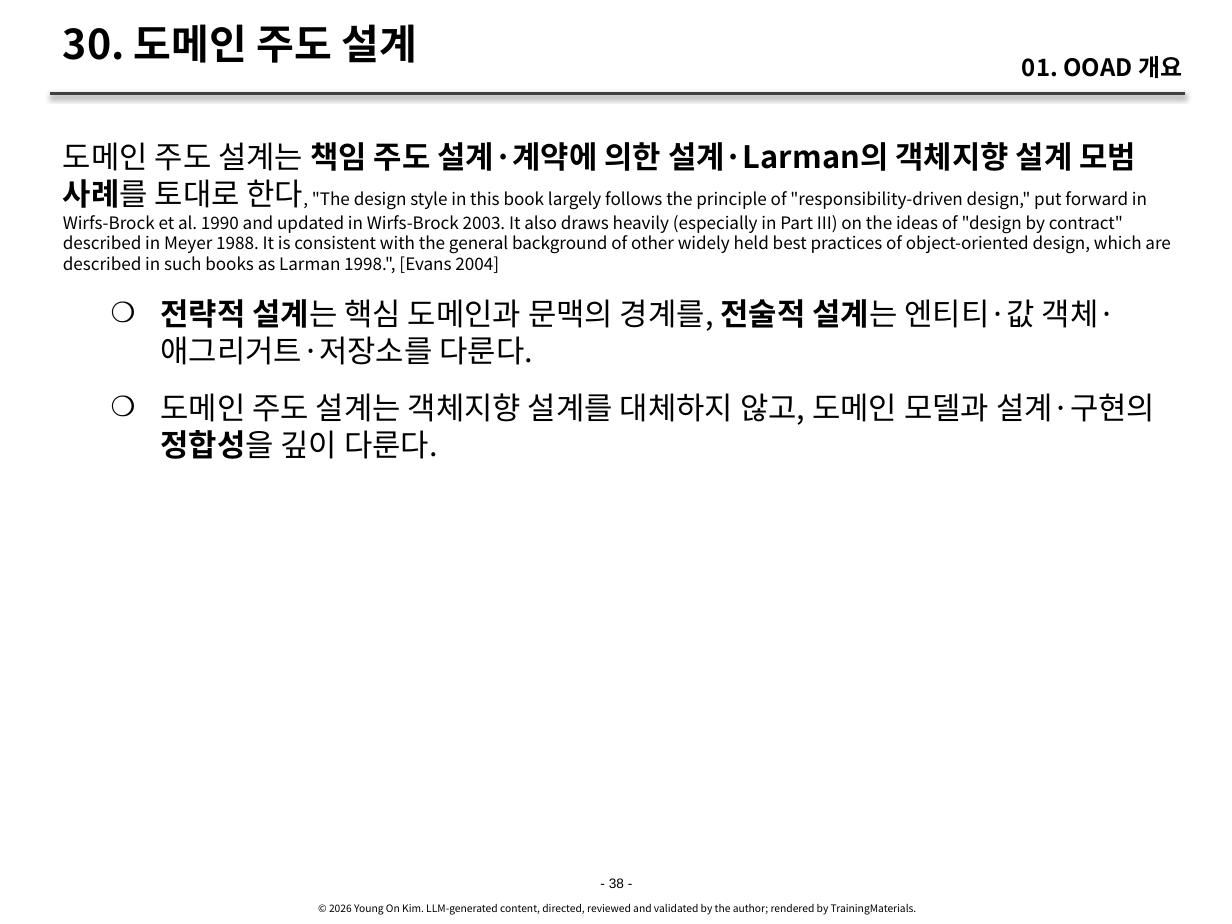
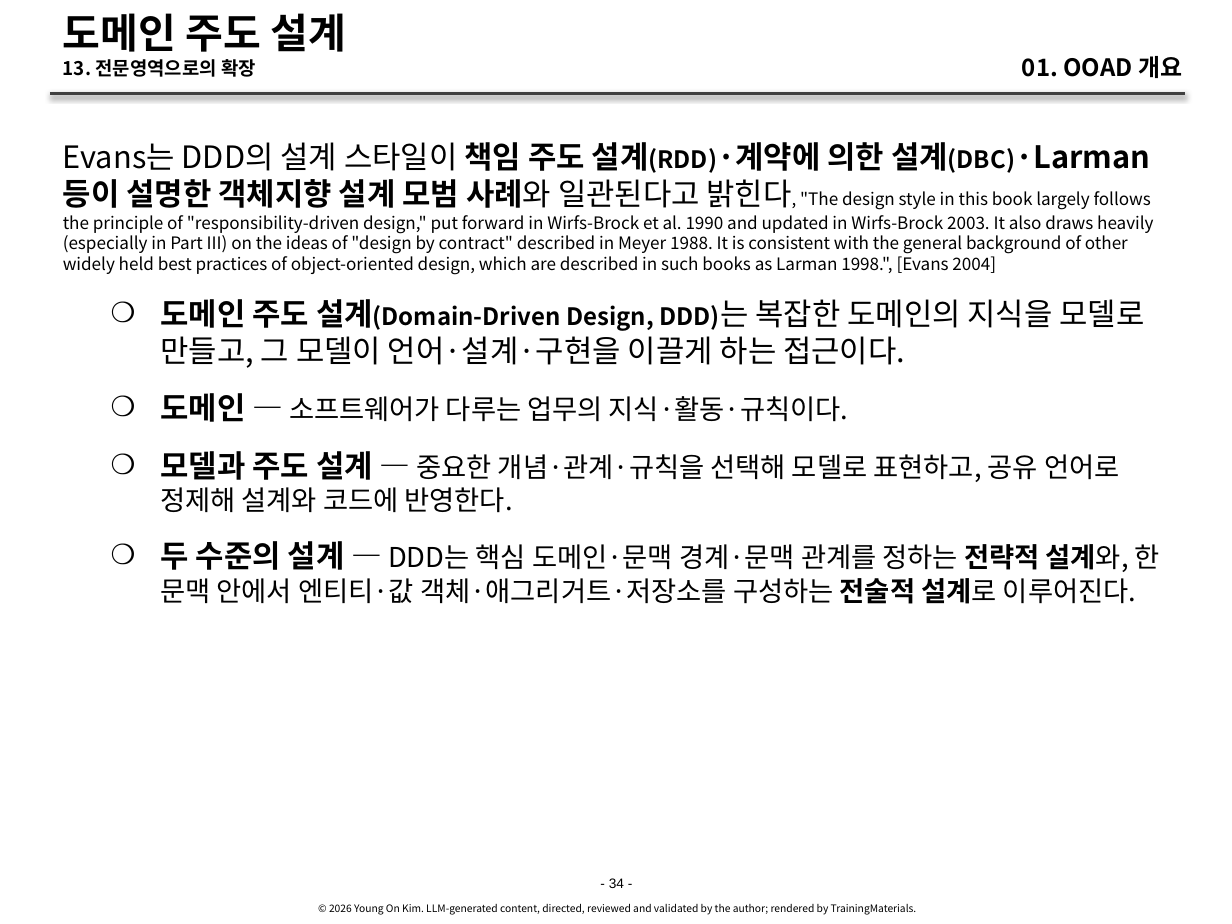
Before and after one commit to YoungSan77/TrainingMaterials, a slide deck: slide 34 of courses/ooad/sessions/s01.pptx (slide 38 before the commit). Drawn at 1232x924 pixels with LibreOffice and Linux fonts; fonts in the diff are those of the drawing. Boxes give left, top, right and bottom in pixels: in the first picture for what was removed or moved away, otherwise in the second. Text is boxed around its words. In the diff, an @@ line names an element or a change of style, - is before the commit and + after.

```diff
--- a/courses/ooad/sessions/s01.pptx
+++ b/courses/ooad/sessions/s01.pptx
@@ title at bbox=[63, 13, 346, 77]: text changed; size 24 to 11 pt @@
-30. 도메인 주도 설계
+도메인 주도 설계
+13. 전문영역으로의 확장
@@ text at bbox=[63, 142, 1160, 604]: text changed @@
-도메인 주도 설계는 책임 주도 설계·계약에 의한 설계·Larman의 객체지향 설계 모범 사례를 토대로 한다, "The design style in this book largely follows the principle of "responsibility-driven design," put forward in Wirfs-Brock et al. 1990 and updated in Wirfs-Brock 2003. It also draws heavily (especially in Part III) on the ideas of "design by contract" described in Meyer 1988. It is consistent with the general background of other widely held best practices of object-oriented design, which are described in such books as Larman 1998.", [Evans 2004]
-    ❍ 전략적 설계는 핵심 도메인과 문맥의 경계를, 전술적 설계는 엔티티·값 객체·애그리거트·저장소를 다룬다.
-    ❍ 도메인 주도 설계는 객체지향 설계를 대체하지 않고, 도메인 모델과 설계·구현의 정합성을 깊이 다룬다.
+Evans는 DDD의 설계 스타일이 책임 주도 설계(RDD)·계약에 의한 설계(DBC)·Larman 등이 설명한 객체지향 설계 모범 사례와 일관된다고 밝힌다, "The design style in this book largely follows the principle of "responsibility-driven design," put forward in Wirfs-Brock et al. 1990 and updated in Wirfs-Brock 2003. It also draws heavily (especially in Part III) on the ideas of "design by contract" described in Meyer 1988. It is consistent with the general background of other widely held best practices of object-oriented design, which are described in such books as Larman 1998.", [Evans 2004]
+    ❍ 도메인 주도 설계(Domain-Driven Design, DDD)는 복잡한 도메인의 지식을 모델로 만들고, 그 모델이 언어·설계·구현을 이끌게 하는 접근이다.
+    ❍ 도메인 — 소프트웨어가 다루는 업무의 지식·활동·규칙이다.
+    ❍ 모델과 주도 설계 — 중요한 개념·관계·규칙을 선택해 모델로 표현하고, 공유 언어로 정제해 설계와 코드에 반영한다.
+    ❍ 두 수준의 설계 — DDD는 핵심 도메인·문맥 경계·문맥 관계를 정하는 전략적 설계와, 한 문맥 안에서 엔티티·값 객체·애그리거트·저장소를 구성하는 전술적 설계로 이루어진다.
@@ text at bbox=[609, 878, 624, 888]: text changed @@
-- 38 -
+- 34 -
```
Also in this commit, not shown: 36 other slides changed, 2 slides added, 6 slides removed, 51 other files.
